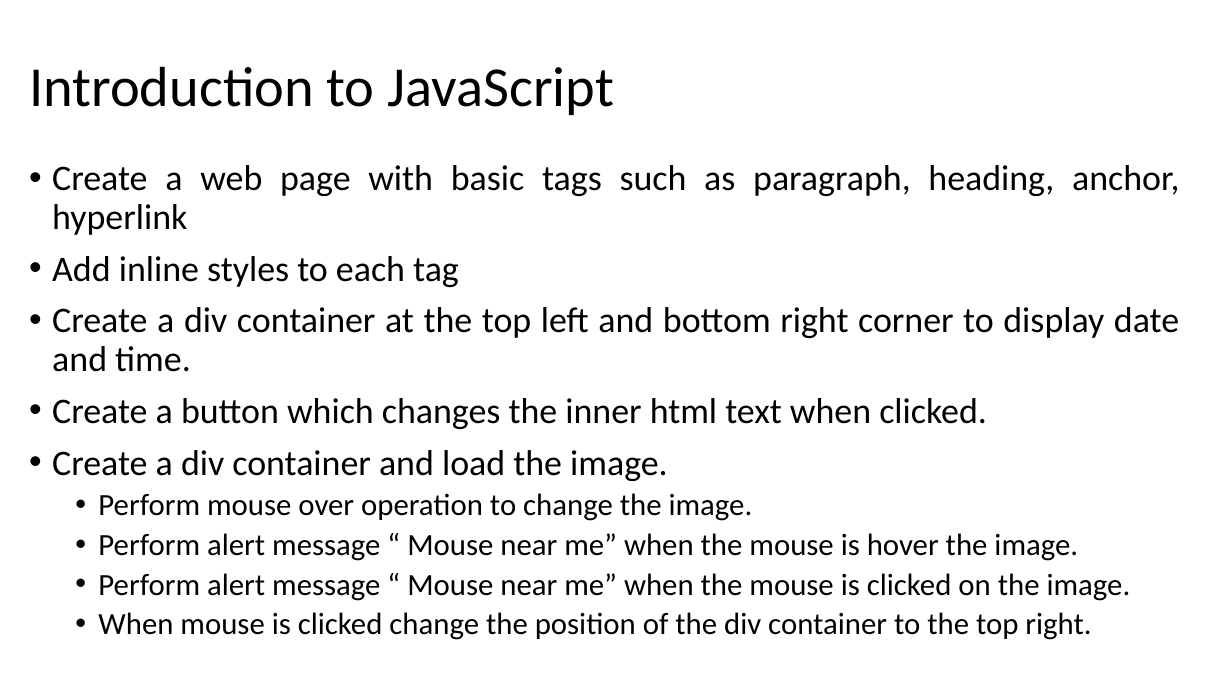
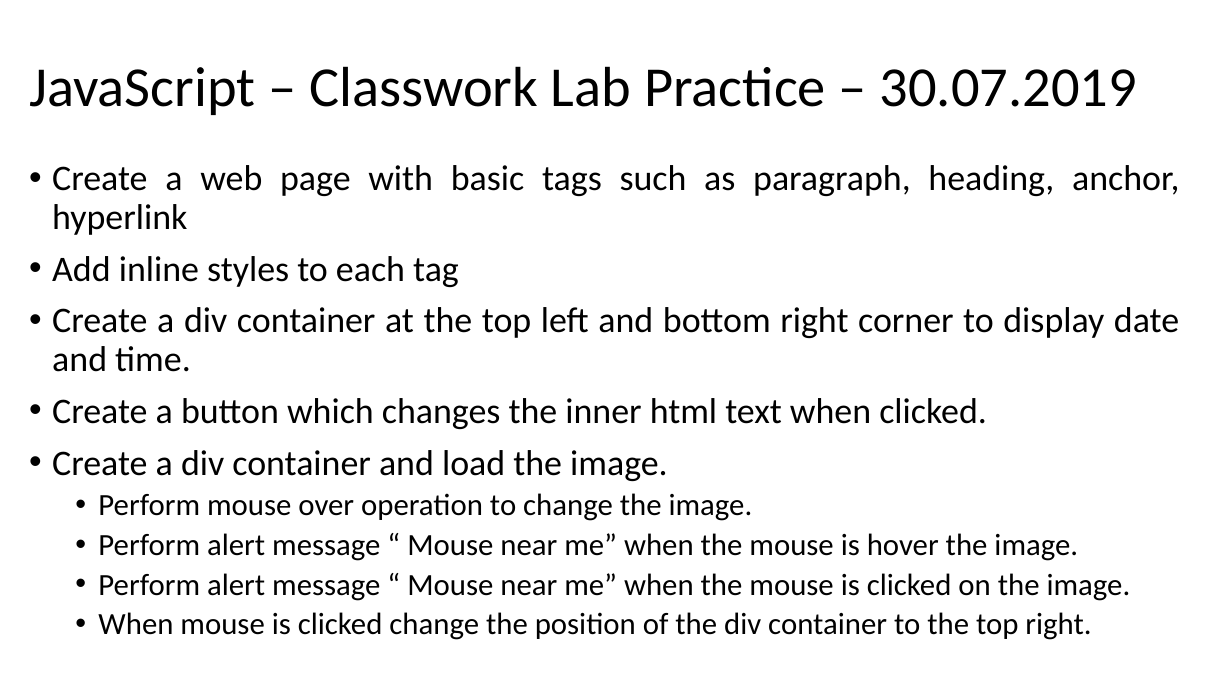
Before and after one commit to sibichakkaravarthy/CSE4004--WebTechnologies, a slide deck: slide 36 of WT_LAB.pptx. Drawn at 1232x693 pixels with LibreOffice and Linux fonts; fonts in the diff are those of the drawing. Boxes give left, top, right and bottom in pixels: in the first picture for what was removed or moved away, otherwise in the second. Text is boxed around its words. In the diff, an @@ line names an element or a change of style, - is before the commit and + after.

```diff
--- a/WT_LAB.pptx
+++ b/WT_LAB.pptx
@@ title at [29, 66, 1137, 115]: text changed @@
-Introduction to JavaScript
+JavaScript – Classwork Lab Practice – 30.07.2019
```
